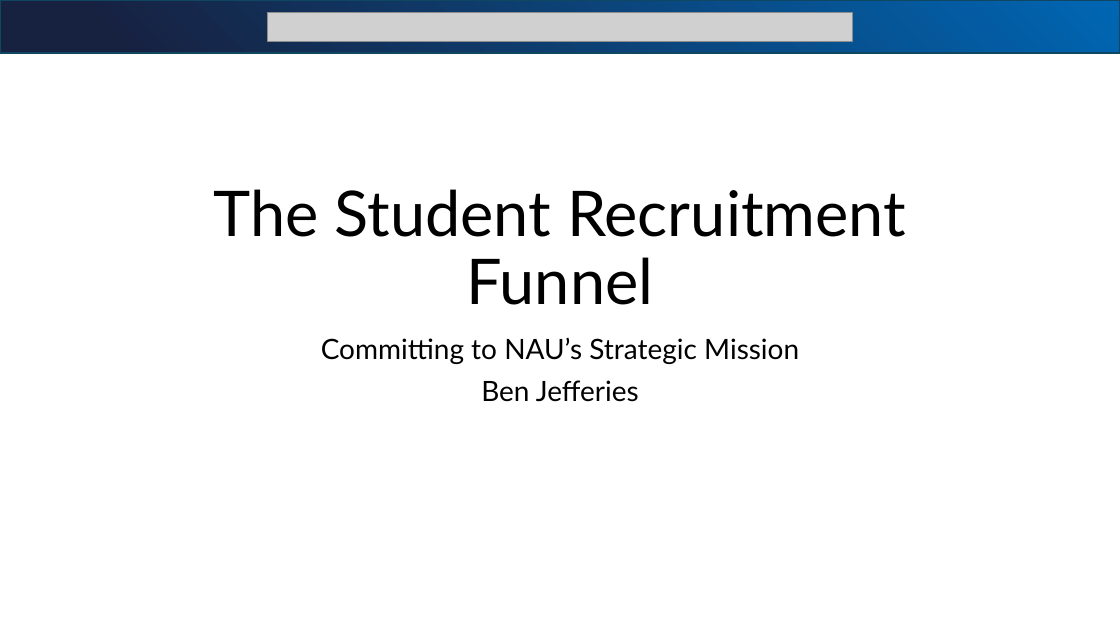
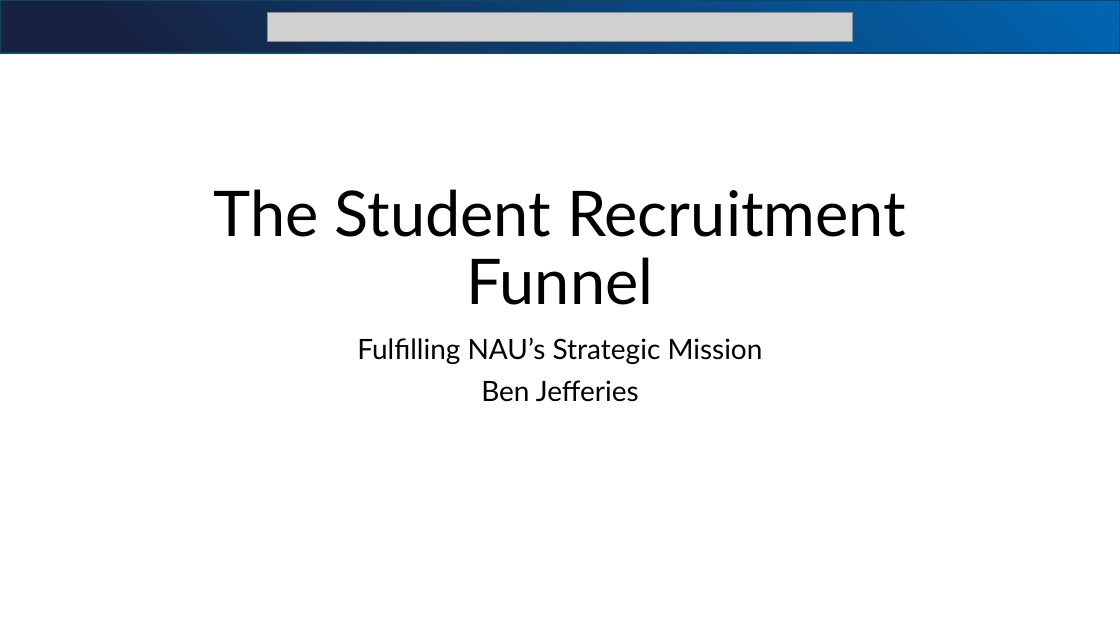
Before and after one commit to bjjefferies/bia_sr_sem_presentation, a slide deck: slide 1 of BIA_SEM_Presentation.pptx. Drawn at 1120x630 pixels with LibreOffice and Linux fonts; fonts in the diff are those of the drawing; grey boxes stand for pictures. Boxes give left, top, right and bottom in pixels: in the first picture for what was removed or moved away, otherwise in the second. Text is boxed around its words. In the diff, an @@ line names an element or a change of style, - is before the commit and + after.

```diff
--- a/BIA_SEM_Presentation.pptx
+++ b/BIA_SEM_Presentation.pptx
@@ subtitle at [357, 337, 763, 364]: text changed @@
-Committing to NAU’s Strategic Mission
+Fulfilling NAU’s Strategic Mission
```
Also in this commit, not shown: 1 other slide changed, 9 slides added, 1 slide removed, 8 other files.
